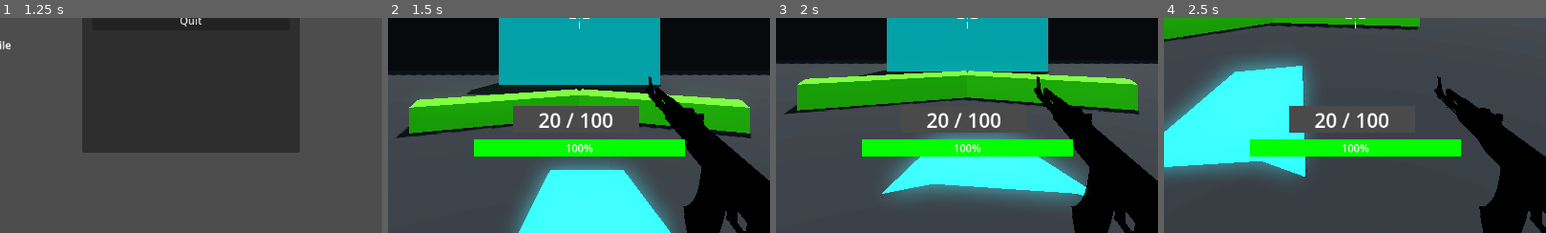
Above: before the commit, frames 1-4 (left to right).
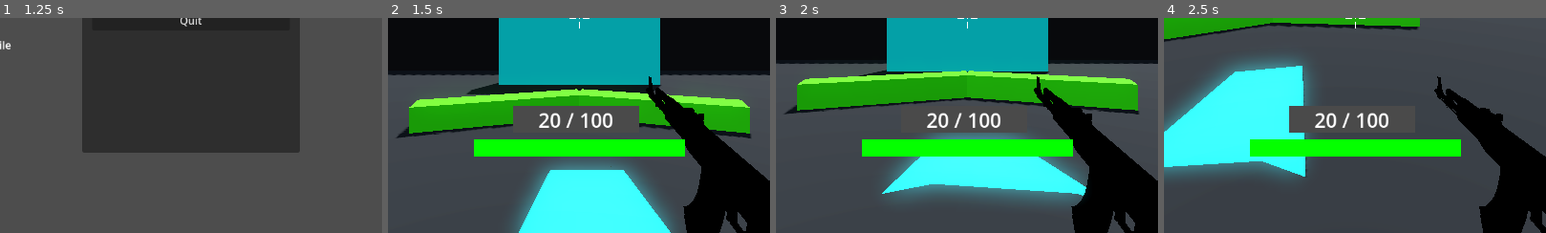
Above: after the commit, the same moments.

Repository: sergei-srednyak/Simple-Multiplayer-FPS-in-Godot
Game: Godot game, scene res://main/main.tscn
Two runs of this game, one before a commit and one after it. Both use one fixed random seed, a clock stepped at 60 frames per second and the inputs below.
Inputs (mouse positions are % of the whole screen's width and height, from its top left):
- Up to frame 1 (1.25 s): click (50, 36) at 0.52 s; type "12" at 0.6 s
- Up to frame 2 (1.5 s): click "Host" at 1.25 s
- Up to frame 3 (2 s): no input
- Up to frame 4 (2.5 s): tap Enter (ui_accept) at 2, 2.27 s; move the mouse to (55, 50) at 2.02 s; hold D (right) from 2.03 s (still down); hold Ctrl (crouch) from 2.03 s (still down)
The pictures show only the part of the screen within x 25-75%, y 50-100%; the shares and areas given below are measured in that part.

Frame 1 is identical in both runs. In frame 2, 0.2% of the frame differs, in the area x 46-54%, y 58-63%; in frame 3, 0.2%; in frame 4, 0.2%.
Error in both runs: Assertion failed: UPNP Discover Failed! Error 24 (res://main/main.gd:65)

Commit message:
Update main.tscn

Diff:
--- a/main/main.tscn
+++ b/main/main.tscn
@@ -141,6 +141,7 @@
 theme_override_styles/background = SubResource("StyleBoxFlat_x52j3")
 theme_override_styles/fill = SubResource("StyleBoxFlat_5h57n")
 value = 100.0
+show_percentage = false
 
 [node name="kills_label" type="Label" parent="CanvasLayer/HUD"]
 layout_mode = 1
@@ -153,6 +154,14 @@
 offset_bottom = 34.0
 grow_horizontal = 0
 text = "Kills: 0"
+
+[node name="fps_counter" type="Label" parent="CanvasLayer"]
+visible = false
+offset_left = 8.0
+offset_top = 8.0
+offset_right = 48.0
+offset_bottom = 31.0
+text = "FPS: "
 
 [node name="pause_menu" parent="CanvasLayer" instance=ExtResource("4_hc47k")]
 
@@ -232,14 +241,6 @@
 layout_mode = 2
 text = "Quit"
 
-[node name="fps_counter" type="Label" parent="CanvasLayer"]
-visible = false
-offset_left = 8.0
-offset_top = 8.0
-offset_right = 48.0
-offset_bottom = 31.0
-text = "FPS: "
-
 [node name="MultiplayerSpawner" type="MultiplayerSpawner" parent="."]
 process_mode = 3
 _spawnable_scenes = PackedStringArray("res://player/player.tscn")
